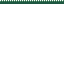
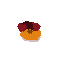
Comparing the layer stacks of the two 64×64 images. Changes:
added layer "Leg 2" above "Leg1" over [17,21,41,42]
hid "Scobus5" over [0,0,64,4]
